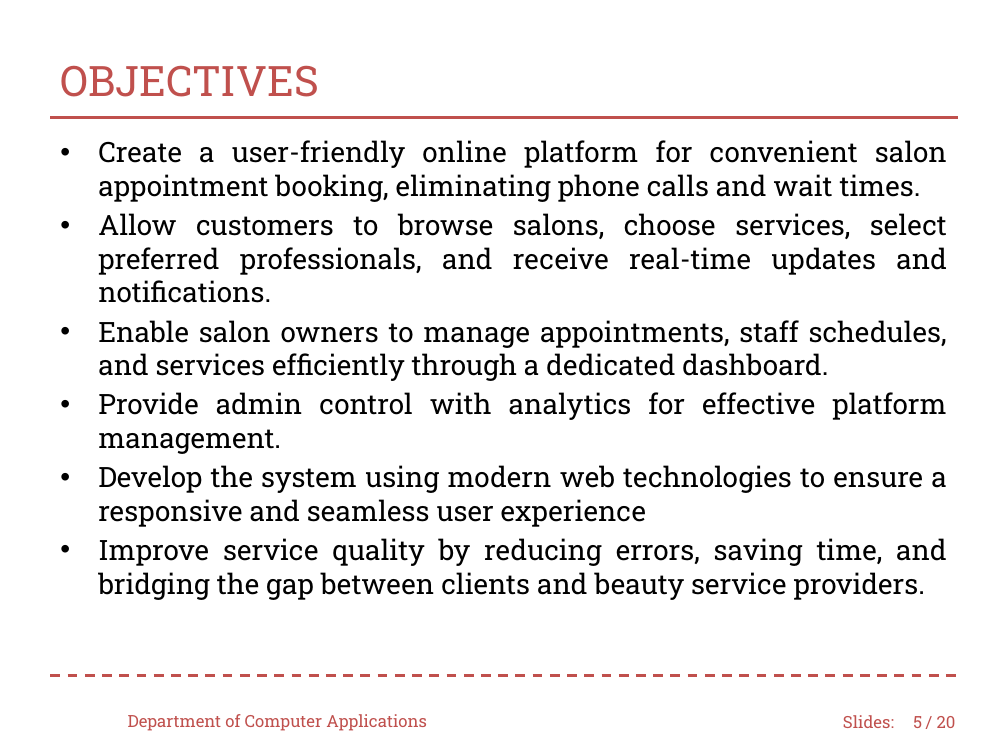
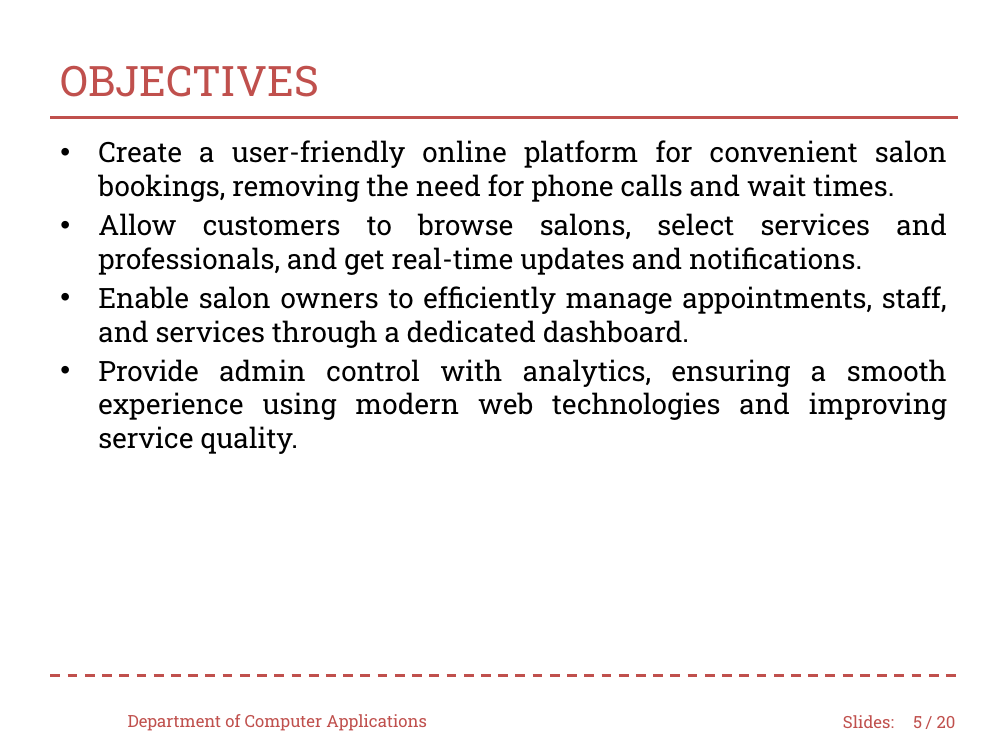
Before and after one commit to najmath1234/dbmslab, a slide deck: slide 5 of First review.pptx. Drawn at 1008x756 pixels with LibreOffice and Linux fonts; fonts in the diff are those of the drawing; background and template pictures are left out. Boxes give left, top, right and bottom in pixels: in the first picture for what was removed or moved away, otherwise in the second. Text is boxed around its words. In the diff, an @@ line names an element or a change of style, - is before the commit and + after.

```diff
--- a/First review.pptx
+++ b/First review.pptx
@@ text at (x1=98, y1=140, x2=947, y2=454): text changed @@
-• Create a user-friendly online platform for convenient salon appointment booking, eliminating phone calls and wait times.
-• Allow customers to browse salons, choose services, select preferred professionals, and receive real-time updates and notifications.
-• Enable salon owners to manage appointments, staff schedules, and services efficiently through a dedicated dashboard.
-• Provide admin control with analytics for effective platform management.
-• Develop the system using modern web technologies to ensure a responsive and seamless user experience
-• Improve service quality by reducing errors, saving time, and bridging the gap between clients and beauty service providers.
+• Create a user-friendly online platform for convenient salon bookings, removing the need for phone calls and wait times.
+• Allow customers to browse salons, select services and professionals, and get real-time updates and notifications.
+• Enable salon owners to efficiently manage appointments, staff, and services through a dedicated dashboard.
+• Provide admin control with analytics, ensuring a smooth experience using modern web technologies and improving service quality.
```
Also in this commit, not shown: 2 other slides changed, 4 other files.
